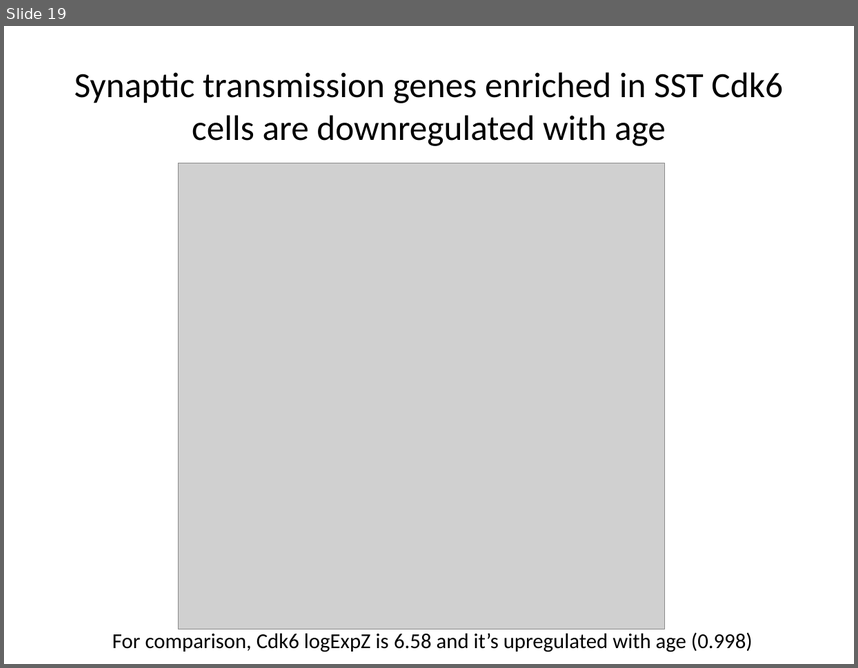
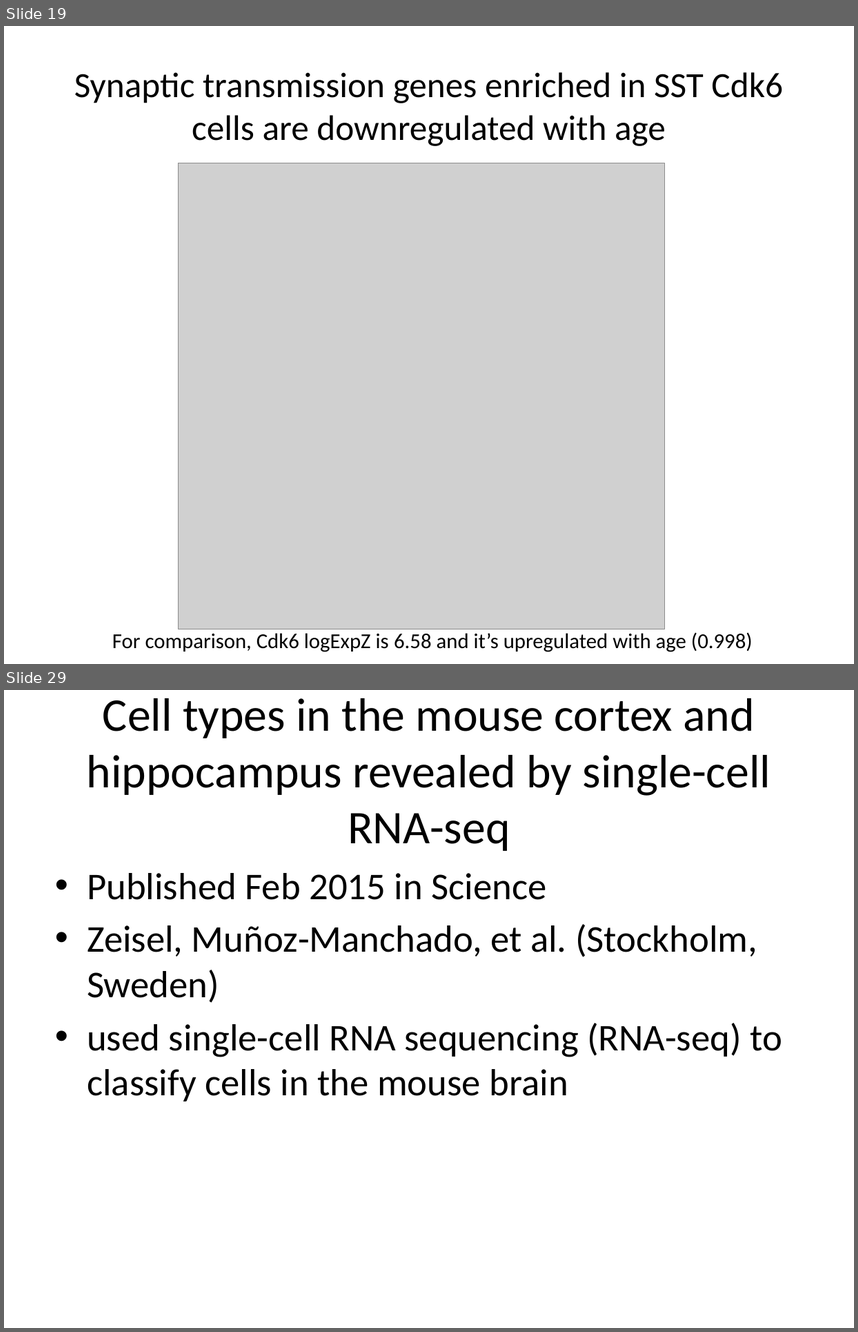
Before and after one commit to leonfrench/CellTypesAging, a slide deck: docs/CellTypes.pptx. Shown one above the other, each under a label of ours: slide 19 before the commit, slides 19 and 29 after it; the slides between them are not shown. The pictures are 858x668 and 858x1332 pixels, drawn with LibreOffice and Linux fonts; fonts in the diff are those of the drawing; grey boxes stand for pictures. Boxes give left, top, right and bottom in pixels: in the first picture for what was removed or moved away, otherwise in the second. Text is boxed around its words. In the diff, an @@ line names an element or a change of style, - is before the commit and + after.

Commit message:
Fixed a bug in GOxCell type code, added summary output Updated powerpoint slides

```diff
--- a/docs/CellTypes.pptx
+++ b/docs/CellTypes.pptx
@@ slide 29 added at (4,690,854,1328), background #FFFFFF @@
@@ title added at (87,698,771,851), 39.6 pt, text #000000 @@
+Cell types in the mouse cortex and hippocampus revealed by single-cell RNA-seq
@@ text added at (87,873,782,1101), 32 pt, text #000000 @@
+• Published Feb 2015 in Science
+• Zeisel, Muñoz-Manchado, et al. (Stockholm, Sweden)
+• used single-cell RNA sequencing (RNA-seq) to classify cells in the mouse brain
```
Also in this commit, not shown: 17 other slides added, 2 other files.
